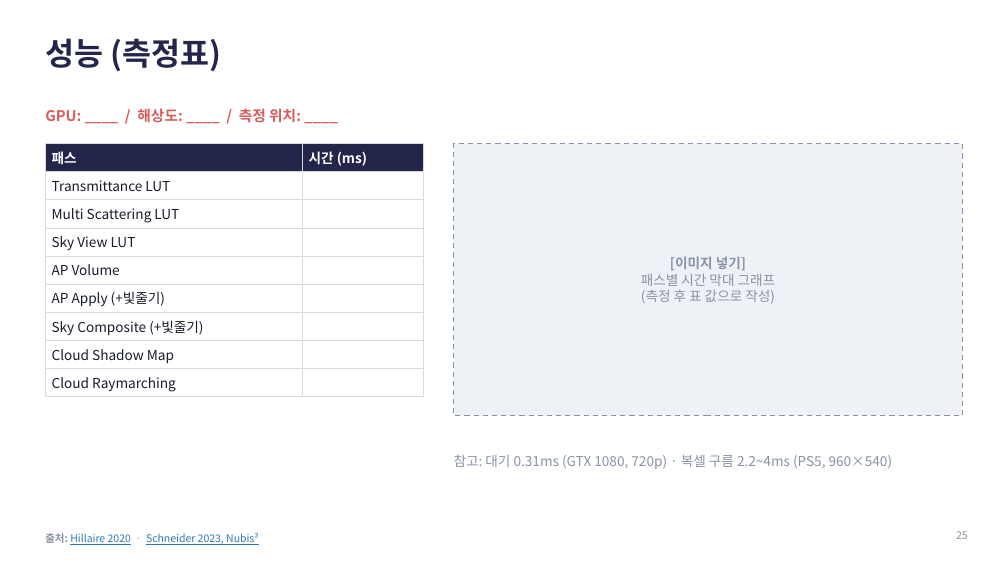
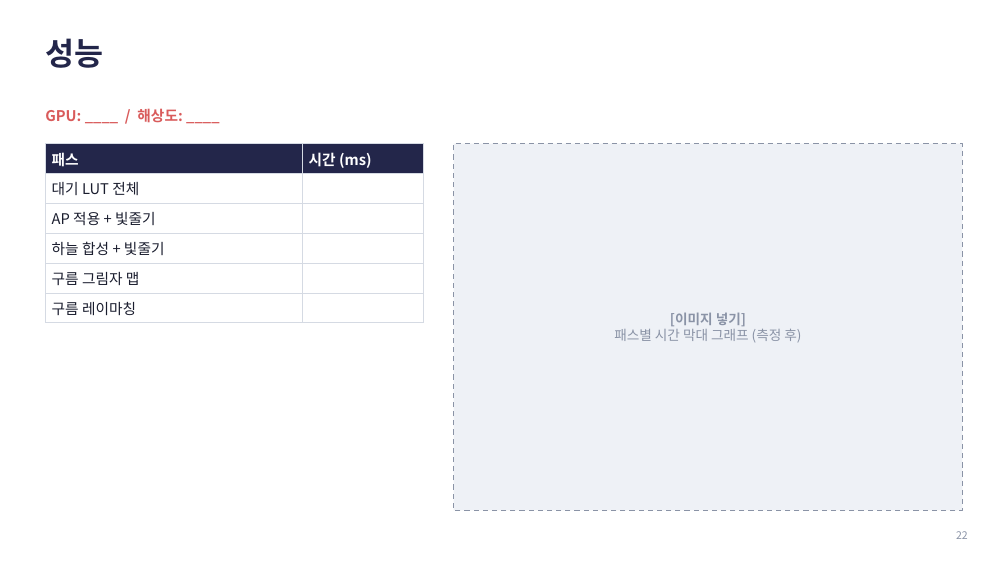
Before and after one commit to jcmeve/DirectX-Graphics-Samples, a slide deck: slide 22 of Interactive Raymarching Cloud_3.pptx (slide 25 before the commit). Drawn at 1008x567 pixels with LibreOffice and Linux fonts; fonts in the diff are those of the drawing. Boxes give left, top, right and bottom in pixels: in the first picture for what was removed or moved away, otherwise in the second. Text is boxed around its words. In the diff, an @@ line names an element or a change of style, - is before the commit and + after.

```diff
--- a/Interactive Raymarching Cloud_3.pptx
+++ b/Interactive Raymarching Cloud_3.pptx
@@ title at [45,38,103,68]: text changed @@
-성능 (측정표)
+성능
@@ text at [45,108,182,123]: text changed @@
-GPU: ____ / 해상도: ____ / 측정 위치: ____
+GPU: ____ / 해상도: ____
@@ table at [45,144,423,319] @@
-row 2: Transmittance LUT | 
-row 3: Multi Scattering LUT | 
-row 4: Sky View LUT | 
-row 5: AP Volume | 
-row 6: AP Apply (+빛줄기) | 
-row 7: Sky Composite (+빛줄기) | 
-row 8: Cloud Shadow Map | 
-row 9: Cloud Raymarching | 
+row 2: 대기 LUT 전체 | 
+row 3: AP 적용 + 빛줄기 | 
+row 4: 하늘 합성 + 빛줄기 | 
+row 5: 구름 그림자 맵 | 
+row 6: 구름 레이마칭 | 
@@ rectangle: place and size @@
-rectangle at [454,144,963,416]
+rectangle at [454,144,963,510]
@@ text at [614,329,801,342]: text changed @@
-패스별 시간 막대 그래프
-(측정 후 표 값으로 작성)
+패스별 시간 막대 그래프 (측정 후)
@@ text removed at [454,455,893,469] @@
-참고: 대기 0.31ms (GTX 1080, 720p) · 복셀 구름 2.2~4ms (PS5, 960×540)
@@ text removed at [45,532,258,545] @@
-출처: Hillaire 2020 · Schneider 2023, Nubis³
@@ page number at [956,531,968,539]: text changed @@
-25
+22
```
Also in this commit, not shown: 21 other slides changed, 1 slide added, 5 slides removed.
